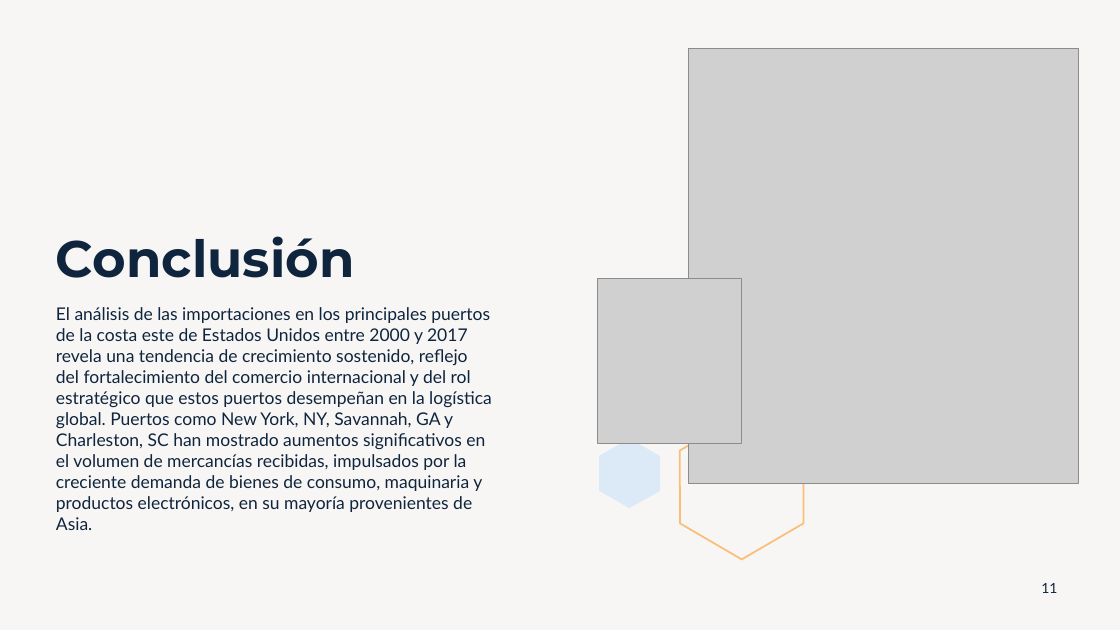
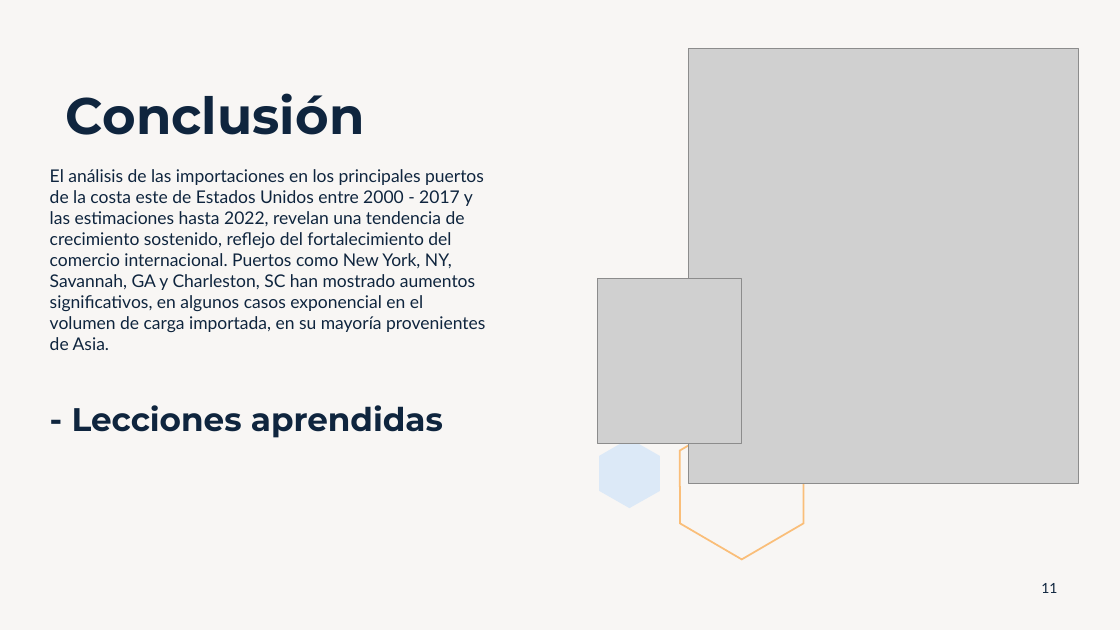
Before and after one commit to isaacmedina/usa-container-ports-timeline-series, a slide deck: slide 11 of docs/Presentacion.pptx. Drawn at 1120x630 pixels with LibreOffice and Linux fonts; fonts in the diff are those of the drawing; grey boxes stand for pictures. Boxes give left, top, right and bottom in pixels: in the first picture for what was removed or moved away, otherwise in the second. Text is boxed around its words. In the diff, an @@ line names an element or a change of style, - is before the commit and + after.

```diff
--- a/docs/Presentacion.pptx
+++ b/docs/Presentacion.pptx
@@ title "Conclusión": place and size @@
-title "Conclusión" at <box>56,236,355,278</box>
+title "Conclusión" at <box>66,93,365,135</box>
@@ text at <box>50,169,485,350</box>: text changed @@
-El análisis de las importaciones en los principales puertos de la costa este de Estados Unidos entre 2000 y 2017 revela una tendencia de crecimiento sostenido, reflejo del fortalecimiento del comercio internacional y del rol estratégico que estos puertos desempeñan en la logística global. Puertos como New York, NY, Savannah, GA y Charleston, SC han mostrado aumentos significativos en el volumen de mercancías recibidas, impulsados por la creciente demanda de bienes de consumo, maquinaria y productos electrónicos, en su mayoría provenientes de Asia.
+El análisis de las importaciones en los principales puertos de la costa este de Estados Unidos entre 2000 - 2017 y las estimaciones hasta 2022, revelan una tendencia de crecimiento sostenido, reflejo del fortalecimiento del comercio internacional. Puertos como New York, NY, Savannah, GA y Charleston, SC han mostrado aumentos significativos, en algunos casos exponencial en el volumen de carga importada, en su mayoría provenientes de Asia.
@@ text added at <box>72,405,443,438</box>, 28 pt, text #0F253E, bold @@
+- Lecciones aprendidas
```
Also in this commit, not shown: 2 other slides changed, 2 other files.
